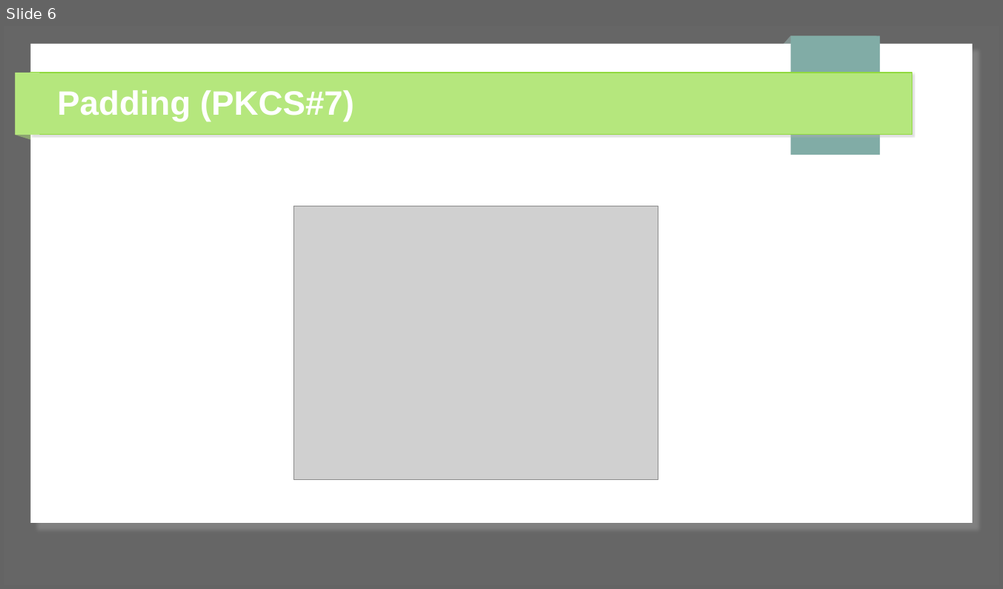
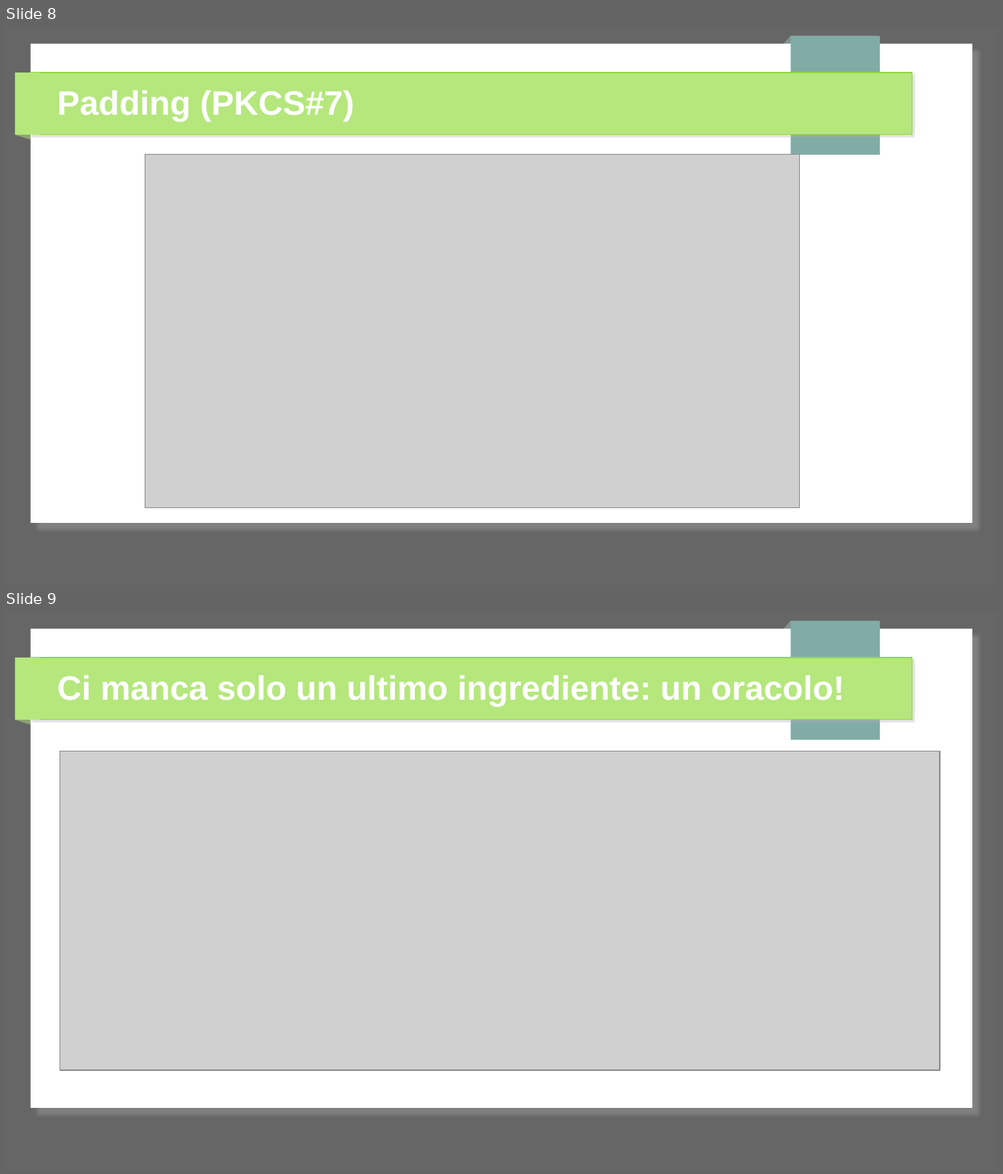
Before and after one commit to 0xfederico/cryptography-attacks, a slide deck: 01-padding oracle attack/presentations/Presentazione linux day 28 ottobre 2023.odp. Shown one above the other, each under a label of ours: slide 6 before the commit, slides 8 and 9 after it. The pictures are 1003x589 and 1003x1174 pixels, drawn with LibreOffice and Linux fonts; fonts in the diff are those of the drawing; grey boxes stand for pictures. Boxes give left, top, right and bottom in pixels: in the first picture for what was removed or moved away, otherwise in the second. Text is boxed around its words. In the diff, an @@ line names an element or a change of style, - is before the commit and + after.

```diff
--- a/01-padding oracle attack/presentations/Presentazione linux day 28 ottobre 2023.odp
+++ b/01-padding oracle attack/presentations/Presentazione linux day 28 ottobre 2023.odp
@@ slide 9 added at [4, 611, 999, 1170], background #666666; not listed: 7 template elements that a slide beside it also shows @@
@@ title added at [57, 675, 844, 706], 27 pt, text #FFFFFF, bold @@
+Ci manca solo un ultimo ingrediente: un oracolo!
@@ picture added at [60, 752, 940, 1071] @@
@@ what was slide 6 is now slide 8 @@
@@ slide 8 changed as well @@
@@ picture: place and size @@
-picture at [293, 207, 658, 480]
+picture at [145, 154, 799, 508]
```
Also in this commit, not shown: 4 other slides changed, 13 other slides added, 3 slides removed, 20 other files.
